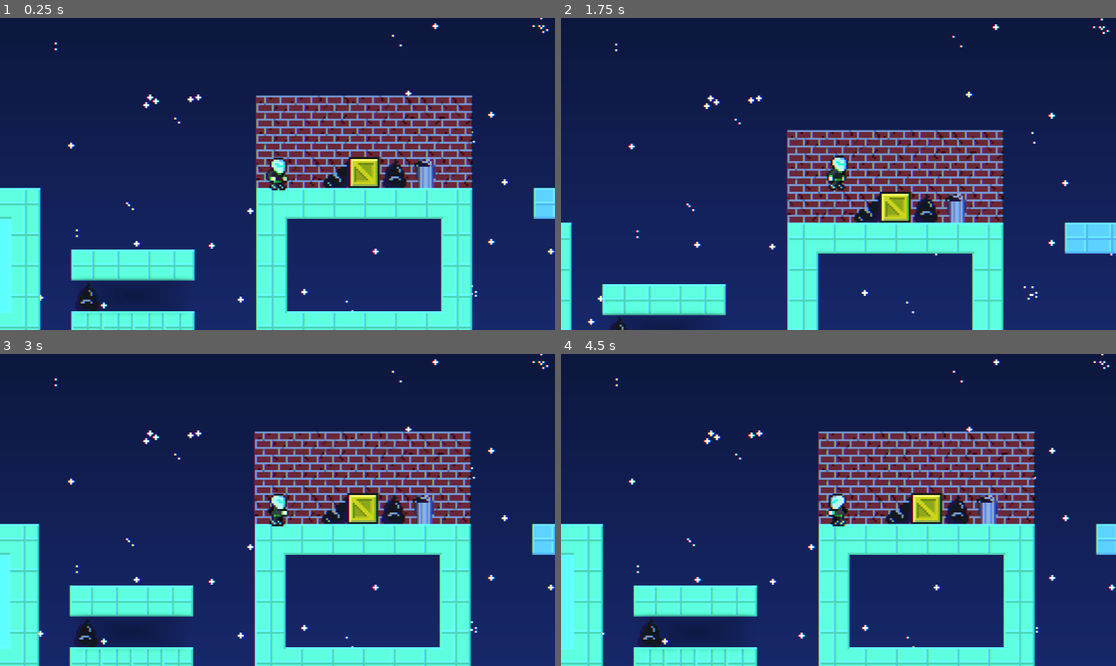
Above: before the commit, frames 1-4 (two rows, left to right).
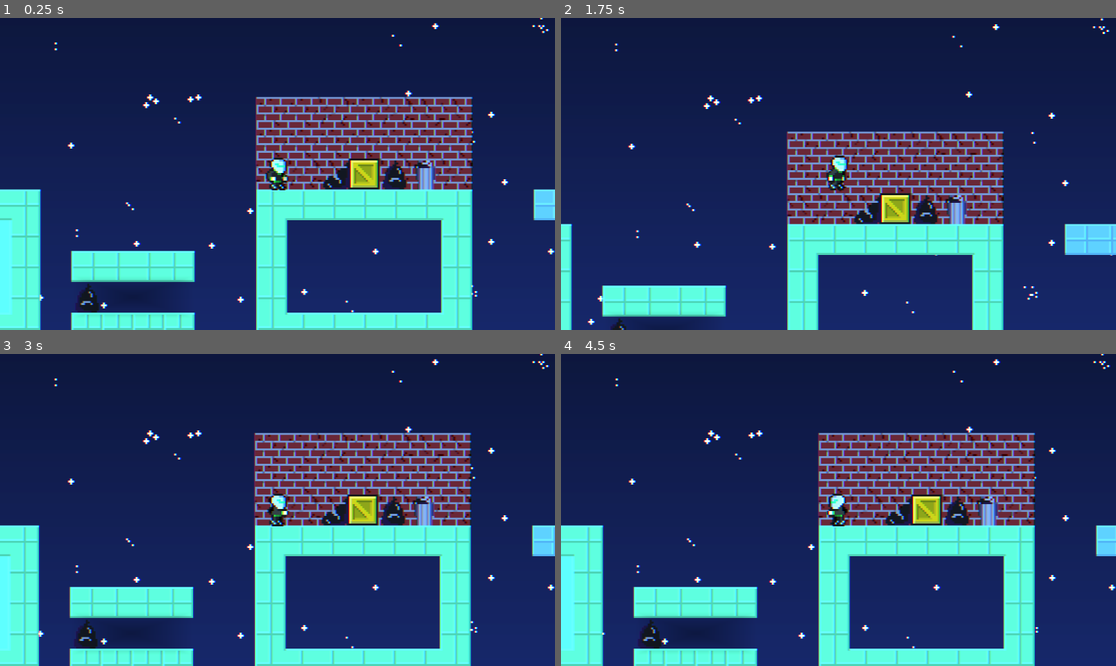
Above: after the commit, the same moments.

Repository: reneelias/Godot-2D-Platformer
Game: Godot game, scene res://Scenes/main.tscn
Same seed, same stepped clock (60 frames per second), same inputs: the game is played once before the commit and once after it.
Inputs:
- Up to frame 1 (0.25 s): no input
- Up to frame 2 (1.75 s): hold R 0.53-1.28 s; hold D (MoveRight) from 0.53 s (still down); tap Space (Jump) at 0.77, 1.52 s; tap R at 1.35 s
- Up to frame 3 (3 s): release D (MoveRight) at 2.03 s; hold A (MoveLeft) 2.03-2.78 s; hold R 2.03-2.78 s; hold D (MoveRight) from 2.78 s (still down); tap R at 2.85 s
- Up to frame 4 (4.5 s): tap Space (Jump) at 3.02, 3.77 s; hold R 3.53-4.28 s; release D (MoveRight) at 4.28 s; hold A (MoveLeft) from 4.28 s (still down); tap R at 4.35 s

The runs differ from the first frame. In frame 1, 9.2% of the frame differs, in the area x 0-100%, y 24-100%; in frame 2, 8.0%; in frame 3, 9.2%; in frame 4, 9.2%.

Commit message:
add all polygon anim frames

Diff:
--- a/2d-platformer/ObjectScenes/Player.tscn
+++ b/2d-platformer/ObjectScenes/Player.tscn
@@ -6,9 +6,6 @@
 [ext_resource type="Texture2D" uid="uid://dmdlgegia3xjr" path="res://Sprites/Wall.png" id="4_akhjb"]
 [ext_resource type="Shader" uid="uid://ek88p73cly8c" path="res://Shaders/ChromaticAberration.gdshader" id="4_wpivi"]
 
-[sub_resource type="RectangleShape2D" id="RectangleShape2D_0xm2m"]
-size = Vector2(8, 11.5)
-
 [sub_resource type="ShaderMaterial" id="ShaderMaterial_1gky5"]
 shader = ExtResource("4_wpivi")
 shader_parameter/offset = 1.5
@@ -37,14 +34,26 @@
 tracks/1/type = "value"
 tracks/1/imported = false
 tracks/1/enabled = true
-tracks/1/path = NodePath("CollisionShape2D:shape")
-tracks/1/interp = 1
-tracks/1/loop_wrap = true
-tracks/1/keys = {
-"times": PackedFloat32Array(0),
-"transitions": PackedFloat32Array(1),
-"update": 1,
-"values": [SubResource("RectangleShape2D_0xm2m")]
+tracks/1/path = NodePath("CollisionPolygon2D:polygon")
+tracks/1/interp = 1
+tracks/1/loop_wrap = true
+tracks/1/keys = {
+"times": PackedFloat32Array(0),
+"transitions": PackedFloat32Array(1),
+"update": 1,
+"values": [PackedVector2Array(-3, -7.5, 4, -7.5, 4, 7, 3, 8, -2, 8, -3, 7)]
+}
+tracks/2/type = "value"
+tracks/2/imported = false
+tracks/2/enabled = true
+tracks/2/path = NodePath("CollisionPolygon2D:position")
+tracks/2/interp = 1
+tracks/2/loop_wrap = true
+tracks/2/keys = {
+"times": PackedFloat32Array(0),
+"transitions": PackedFloat32Array(1),
+"update": 1,
+"values": [Vector2(0, 0)]
 }
 
 [sub_resource type="Animation" id="Animation_6tuqy"]
@@ -64,6 +73,30 @@
 "update": 1,
 "values": [20, 21, 22, 23]
 }
+tracks/1/type = "value"
+tracks/1/imported = false
+tracks/1/enabled = true
+tracks/1/path = NodePath("CollisionPolygon2D:polygon")
+tracks/1/interp = 1
+tracks/1/loop_wrap = true
+tracks/1/keys = {
+"times": PackedFloat32Array(0),
+"transitions": PackedFloat32Array(1),
+"update": 0,
+"values": [PackedVector2Array(-3, -4, 4, -4, 4, 7, 3, 8, -2, 8, -3, 7)]
+}
+tracks/2/type = "value"
+tracks/2/imported = false
+tracks/2/enabled = true
+tracks/2/path = NodePath("CollisionPolygon2D:position")
+tracks/2/interp = 1
+tracks/2/loop_wrap = true
+tracks/2/keys = {
+"times": PackedFloat32Array(0),
+"transitions": PackedFloat32Array(1),
+"update": 0,
+"values": [Vector2(-1.17, 0)]
+}
 
 [sub_resource type="Animation" id="Animation_5podq"]
 resource_name = "Idle"
@@ -85,19 +118,19 @@
 tracks/1/type = "value"
 tracks/1/imported = false
 tracks/1/enabled = true
-tracks/1/path = NodePath("CollisionShape2D:shape:size")
-tracks/1/interp = 1
-tracks/1/loop_wrap = true
-tracks/1/keys = {
-"times": PackedFloat32Array(0),
-"transitions": PackedFloat32Array(1),
-"update": 0,
-"values": [Vector2(7, 14.5)]
-}
-tracks/2/type = "value"
-tracks/2/imported = false
-tracks/2/enabled = true
-tracks/2/path = NodePath("CollisionShape2D:position")
+tracks/1/path = NodePath("CollisionPolygon2D:polygon")
+tracks/1/interp = 1
+tracks/1/loop_wrap = true
+tracks/1/keys = {
+"times": PackedFloat32Array(0),
+"transitions": PackedFloat32Array(1),
+"update": 0,
+"values": [PackedVector2Array(-3, -7.5, 4, -7.5, 4, 7, 3, 8, -2, 8, -3, 7)]
+}
+tracks/2/type = "value"
+tracks/2/imported = false
+tracks/2/enabled = true
+tracks/2/path = NodePath("CollisionPolygon2D:position")
 tracks/2/interp = 1
 tracks/2/loop_wrap = true
 tracks/2/keys = {
@@ -125,26 +158,26 @@
 tracks/1/type = "value"
 tracks/1/imported = false
 tracks/1/enabled = true
-tracks/1/path = NodePath("CollisionShape2D:shape:size")
+tracks/1/path = NodePath("CollisionPolygon2D:polygon")
 tracks/1/interp = 1
 tracks/1/loop_wrap = true
 tracks/1/keys = {
 "times": PackedFloat32Array(0, 0.0833333, 0.166667),
 "transitions": PackedFloat32Array(1, 1, 1),
 "update": 1,
-"values": [Vector2(7, 11.5), Vector2(7, 13.5), Vector2(7, 14.5)]
-}
-tracks/2/type = "value"
-tracks/2/imported = false
-tracks/2/enabled = true
-tracks/2/path = NodePath("CollisionShape2D:position")
-tracks/2/interp = 1
-tracks/2/loop_wrap = true
-tracks/2/keys = {
-"times": PackedFloat32Array(0, 0.0833333, 0.166667),
-"transitions": PackedFloat32Array(1, 1, 1),
-"update": 1,
-"values": [Vector2(0, 2), Vector2(0, 1), Vector2(0, 0)]
+"values": [PackedVector2Array(-3, -4.5, 4, -4.5, 4, 7, 3, 8, -2, 8, -3, 7), PackedVector2Array(-3, -6, 4, -6, 4, 7, 3, 8, -2, 8, -3, 7), PackedVector2Array(-3, -7.5, 4, -7.5, 4, 7, 3, 8, -2, 8, -3, 7)]
+}
+tracks/2/type = "value"
+tracks/2/imported = false
+tracks/2/enabled = true
+tracks/2/path = NodePath("CollisionPolygon2D:position")
+tracks/2/interp = 1
+tracks/2/loop_wrap = true
+tracks/2/keys = {
+"times": PackedFloat32Array(0),
+"transitions": PackedFloat32Array(1),
+"update": 0,
+"values": [Vector2(0, 0)]
 }
 
 [sub_resource type="Animation" id="Animation_akhjb"]
@@ -164,38 +197,26 @@
 tracks/1/type = "value"
 tracks/1/imported = false
 tracks/1/enabled = true
-tracks/1/path = NodePath("CollisionShape2D:shape:size")
-tracks/1/interp = 1
-tracks/1/loop_wrap = true
-tracks/1/keys = {
-"times": PackedFloat32Array(0),
-"transitions": PackedFloat32Array(1),
-"update": 0,
-"values": [Vector2(8, 11.5)]
-}
-tracks/2/type = "value"
-tracks/2/imported = false
-tracks/2/enabled = true
-tracks/2/path = NodePath("CollisionShape2D:position")
-tracks/2/interp = 1
-tracks/2/loop_wrap = true
-tracks/2/keys = {
-"times": PackedFloat32Array(0),
-"transitions": PackedFloat32Array(1),
-"update": 0,
-"values": [Vector2(0, 2)]
-}
-tracks/3/type = "value"
-tracks/3/imported = false
-tracks/3/enabled = true
-tracks/3/path = NodePath("CollisionShape2D:shape")
-tracks/3/interp = 1
-tracks/3/loop_wrap = true
-tracks/3/keys = {
-"times": PackedFloat32Array(0),
-"transitions": PackedFloat32Array(1),
-"update": 1,
-"values": [SubResource("RectangleShape2D_0xm2m")]
+tracks/1/path = NodePath("CollisionPolygon2D:polygon")
+tracks/1/interp = 1
+tracks/1/loop_wrap = true
+tracks/1/keys = {
+"times": PackedFloat32Array(0),
+"transitions": PackedFloat32Array(1),
+"update": 0,
+"values": [PackedVector2Array(-3, -7.5, 4, -7.5, 4, 7, 3, 8, -2, 8, -3, 7)]
+}
+tracks/2/type = "value"
+tracks/2/imported = false
+tracks/2/enabled = true
+tracks/2/path = NodePath("CollisionPolygon2D:position")
+tracks/2/interp = 1
+tracks/2/loop_wrap = true
+tracks/2/keys = {
+"times": PackedFloat32Array(0),
+"transitions": PackedFloat32Array(1),
+"update": 0,
+"values": [Vector2(0, 0)]
 }
 
 [sub_resource type="Animation" id="Animation_5w4f7"]
@@ -218,19 +239,19 @@
 tracks/1/type = "value"
 tracks/1/imported = false
 tracks/1/enabled = true
-tracks/1/path = NodePath("CollisionShape2D:shape:size")
-tracks/1/interp = 1
-tracks/1/loop_wrap = true
-tracks/1/keys = {
-"times": PackedFloat32Array(0),
-"transitions": PackedFloat32Array(1),
-"update": 0,
-"values": [Vector2(7, 14.5)]
-}
-tracks/2/type = "value"
-tracks/2/imported = false
-tracks/2/enabled = true
-tracks/2/path = NodePath("CollisionShape2D:position")
+tracks/1/path = NodePath("CollisionPolygon2D:polygon")
+tracks/1/interp = 1
+tracks/1/loop_wrap = true
+tracks/1/keys = {
+"times": PackedFloat32Array(0),
+"transitions": PackedFloat32Array(1),
+"update": 0,
+"values": [PackedVector2Array(-3, -7.5, 4, -7.5, 4, 7, 3, 8, -2, 8, -3, 7)]
+}
+tracks/2/type = "value"
+tracks/2/imported = false
+tracks/2/enabled = true
+tracks/2/path = NodePath("CollisionPolygon2D:position")
 tracks/2/interp = 1
 tracks/2/loop_wrap = true
 tracks/2/keys = {
@@ -258,26 +279,26 @@
 tracks/1/type = "value"
 tracks/1/imported = false
 tracks/1/enabled = true
-tracks/1/path = NodePath("CollisionShape2D:shape")
-tracks/1/interp = 1
-tracks/1/loop_wrap = true
-tracks/1/keys = {
-"times": PackedFloat32Array(0),
-"transitions": PackedFloat32Array(1),
-"update": 1,
-"values": [SubResource("RectangleShape2D_0xm2m")]
-}
-tracks/2/type = "value"
-tracks/2/imported = false
-tracks/2/enabled = true
-tracks/2/path = NodePath("CollisionShape2D:position")
-tracks/2/interp = 1
-tracks/2/loop_wrap = true
-tracks/2/keys = {
-"times": PackedFloat32Array(0),
-"transitions": PackedFloat32Array(1),
-"update": 0,
-"values": [Vector2(0, 1.125)]
+tracks/1/path = NodePath("CollisionPolygon2D:polygon")
+tracks/1/interp = 1
+tracks/1/loop_wrap = true
+tracks/1/keys = {
+"times": PackedFloat32Array(0),
+"transitions": PackedFloat32Array(1),
+"update": 0,
+"values": [PackedVector2Array(-3, -6, 4, -6, 4, 7, 3, 8, -2, 8, -3, 7)]
+}
+tracks/2/type = "value"
+tracks/2/imported = false
+tracks/2/enabled = true
+tracks/2/path = NodePath("CollisionPolygon2D:position")
+tracks/2/interp = 1
+tracks/2/loop_wrap = true
+tracks/2/keys = {
+"times": PackedFloat32Array(0),
+"transitions": PackedFloat32Array(1),
+"update": 0,
+"values": [Vector2(0, 0)]
 }
 
 [sub_resource type="Animation" id="Animation_xb0pv"]
@@ -295,6 +316,30 @@
 "transitions": PackedFloat32Array(1, 1, 1),
 "update": 1,
 "values": [12, 5, 6]
+}
+tracks/1/type = "value"
+tracks/1/imported = false
+tracks/1/enabled = true
+tracks/1/path = NodePath("CollisionPolygon2D:polygon")
+tracks/1/interp = 1
+tracks/1/loop_wrap = true
+tracks/1/keys = {
+"times": PackedFloat32Array(0, 0.0833333, 0.166667),
+"transitions": PackedFloat32Array(1, 1, 1),
+"update": 1,
+"values": [PackedVector2Array(-3, -6, 4, -6, 4, 7, 3, 8, -2, 8, -3, 7), PackedVector2Array(-3, -6, 4, -6, 4, 7, 3, 8, -2, 8, -3, 7), PackedVector2Array(-3, -7.5, 4, -7.5, 4, 7, 3, 8, -2, 8, -3, 7)]
+}
+tracks/2/type = "value"
+tracks/2/imported = false
+tracks/2/enabled = true
+tracks/2/path = NodePath("CollisionPolygon2D:position")
+tracks/2/interp = 1
+tracks/2/loop_wrap = true
+tracks/2/keys = {
+"times": PackedFloat32Array(0),
+"transitions": PackedFloat32Array(1),
+"update": 0,
+"values": [Vector2(0, 0)]
 }
 
 [sub_resource type="AnimationLibrary" id="AnimationLibrary_wpivi"]
@@ -328,9 +373,8 @@
 hframes = 4
 vframes = 7
 
-[node name="CollisionShape2D" type="CollisionShape2D" parent="."]
-position = Vector2(0, 2)
-shape = SubResource("RectangleShape2D_0xm2m")
+[node name="CollisionPolygon2D" type="CollisionPolygon2D" parent="."]
+polygon = PackedVector2Array(-3, -7.5, 4, -7.5, 4, 7, 3, 8, -2, 8, -3, 7)
 
 [node name="Camera2D" type="Camera2D" parent="."]
 zoom = Vector2(4, 4)
--- a/2d-platformer/Scenes/Level_01.tscn
+++ b/2d-platformer/Scenes/Level_01.tscn
@@ -467,6 +467,7 @@
 [node name="Player" parent="." instance=ExtResource("5_egvei")]
 z_index = 5
 position = Vector2(-27, 8)
+turnSpeedScaler = 0.1
 playerState = 0
 
 [node name="BrighteningLight" type="DirectionalLight2D" parent="."]
Not shown: 1 places in 2d-platformer/ObjectScenes/Player.tscn that only renumber resources
